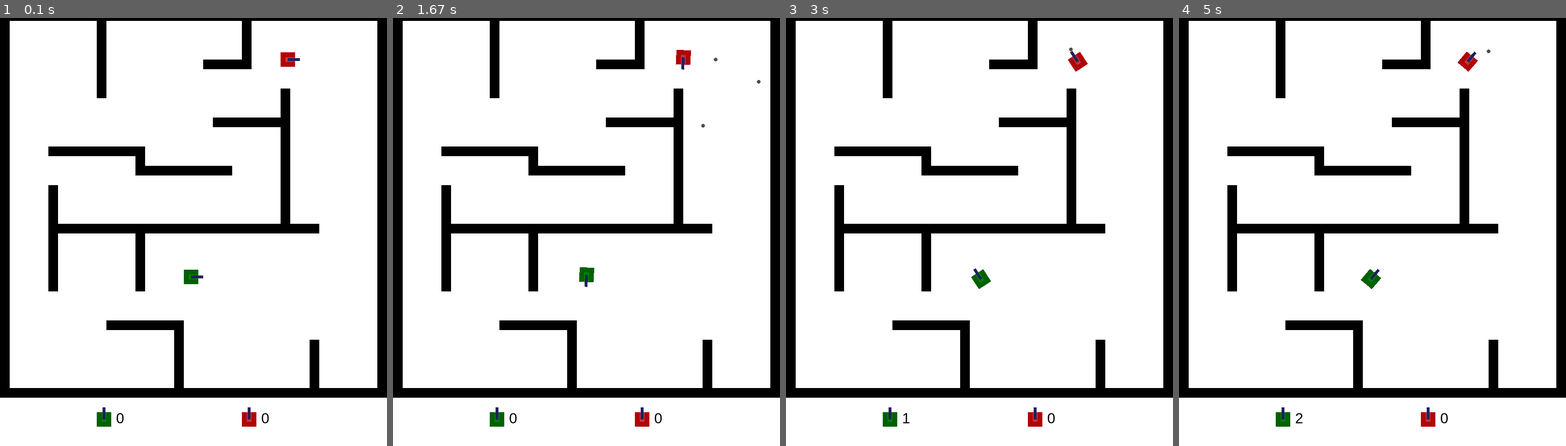
Above: before the commit, frames 1-4 (left to right).
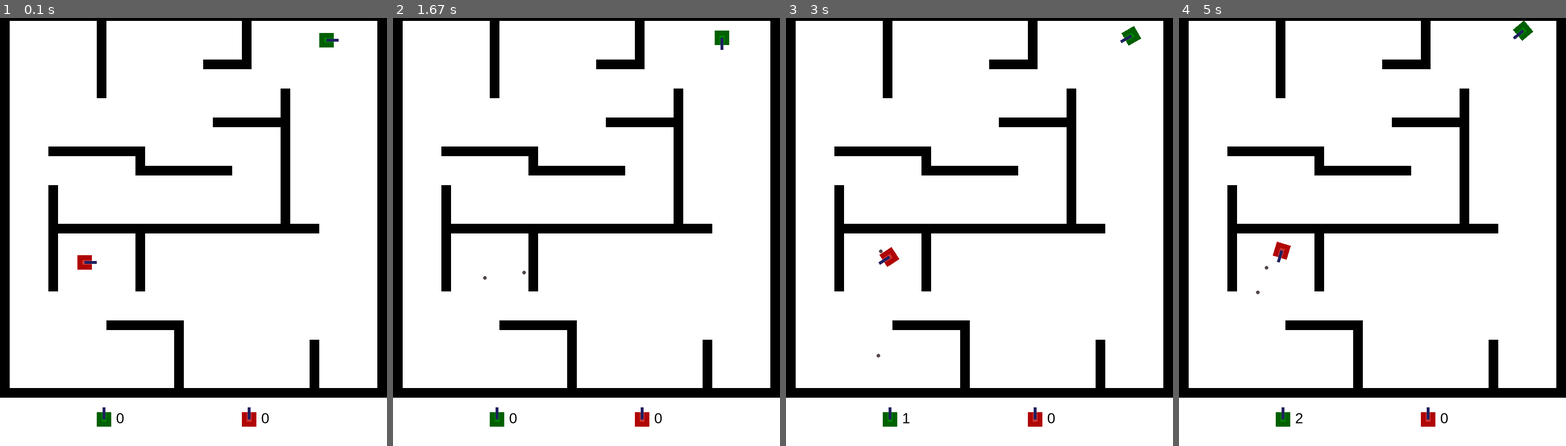
Above: after the commit, the same moments.

Repository: will-hd/Tank-Trouble
Game: pygame game, started from run.py
The game is run twice, just before and just after one commit, with the same random seed, the same clock (stepped at 60 frames per second) and the same inputs.
Inputs:
- Up to frame 1 (0.1 s): no input
- Up to frame 2 (1.67 s): tap F at 0.33, 0.73, 1.03 s; hold Right 0.67-1.13 s; hold D 0.67-1.13 s
- Up to frame 3 (3 s): hold Left 2-2.53 s; hold A 2-2.53 s; tap F at 2.07, 2.37, 2.63, 2.97 s; hold Down 2.57-2.87 s; hold S 2.57-2.87 s; hold Left from 2.9 s (still down); hold A from 2.9 s (still down)
- Up to frame 4 (5 s): tap F at 3.27, 4.47, 4.87 s; release Left at 3.3 s; release A at 3.3 s; hold Down 4.4-4.77 s; hold S 4.4-4.77 s; hold Left from 4.8 s (still down); hold A from 4.8 s (still down)

The runs differ from the first frame. In frame 1, 0.5% of the frame differs, in the area x 20-88%, y 3-63%; in frame 2, 0.4%; in frame 3, 0.6%, in the area x 23-92%, y 1-80%; in frame 4, 0.6%.

Commit message:
init position in map is used as starting position for tanks

Diff:
--- a/bullets.py
+++ b/bullets.py
@@ -56,7 +56,6 @@
         self.rect.centery = self.position.y
         if pygame.sprite.spritecollide(self, self.game.wall_group, False):
             self.direction.y *= -1
-            print(self.direction)
             self.position = self.position_before_collision
             self.rect.center = self.position
 
--- a/maps/map1.txt
+++ b/maps/map1.txt
@@ -1,7 +1,7 @@
 1 1 1 1 1 1 1 1 1 1 1 1 1 1 1 1 1 1 1 1 1 1 1 1 1 1 1 1 1 1 1 1 1 1 1 1 1 1 1 1
 1 0 0 0 0 0 0 0 0 0 1 0 0 0 0 0 0 0 0 0 0 0 0 0 0 1 0 0 0 0 0 0 0 0 0 0 0 0 0 1
 1 0 0 0 0 0 0 0 0 0 1 0 0 0 0 0 0 0 0 0 0 0 0 0 0 1 0 0 0 0 0 0 0 0 0 0 0 0 0 1
-1 0 0 0 0 0 0 0 0 0 1 0 0 0 0 0 0 0 0 0 0 0 0 0 0 1 0 0 0 0 0 0 0 0 0 0 0 0 0 1
+1 0 0 0 0 0 0 0 0 0 1 0 0 0 0 0 0 0 0 0 0 0 0 0 0 1 0 0 0 0 0 0 0 0 2 0 0 0 0 1
 1 0 0 0 0 0 0 0 0 0 1 0 0 0 0 0 0 0 0 0 0 0 0 0 0 1 0 0 0 0 0 0 0 0 0 0 0 0 0 1
 1 0 0 0 0 0 0 0 0 0 1 0 0 0 0 0 0 0 0 0 0 1 1 1 1 1 0 0 0 0 0 0 0 0 0 0 0 0 0 1
 1 0 0 0 0 0 0 0 0 0 1 0 0 0 0 0 0 0 0 0 0 0 0 0 0 0 0 0 0 0 0 0 0 0 0 0 0 0 0 1
@@ -24,7 +24,7 @@
 1 0 0 0 0 1 0 0 0 0 0 0 0 0 1 0 0 0 0 0 0 0 0 0 0 0 0 0 0 0 0 0 0 0 0 0 0 0 0 1
 1 0 0 0 0 1 0 0 0 0 0 0 0 0 1 0 0 0 0 0 0 0 0 0 0 0 0 0 0 0 0 0 0 0 0 0 0 0 0 1
 1 0 0 0 0 1 0 0 0 0 0 0 0 0 1 0 0 0 0 0 0 0 0 0 0 0 0 0 0 0 0 0 0 0 0 0 0 0 0 1
-1 0 0 0 0 1 0 0 0 0 0 0 0 0 1 0 0 0 0 0 0 0 0 0 0 0 0 0 0 0 0 0 0 0 0 0 0 0 0 1
+1 0 0 0 0 1 0 0 0 2 0 0 0 0 1 0 0 0 0 0 0 0 0 0 0 0 0 0 0 0 0 0 0 0 0 0 0 0 0 1
 1 0 0 0 0 1 0 0 0 0 0 0 0 0 1 0 0 0 0 0 0 0 0 0 0 0 0 0 0 0 0 0 0 0 0 0 0 0 0 1
 1 0 0 0 0 1 0 0 0 0 0 0 0 0 1 0 0 0 0 0 0 0 0 0 0 0 0 0 0 0 0 0 0 0 0 0 0 0 0 1
 1 0 0 0 0 0 0 0 0 0 0 0 0 0 0 0 0 0 0 0 0 0 0 0 0 0 0 0 0 0 0 0 0 0 0 0 0 0 0 1
--- a/run.py
+++ b/run.py
@@ -28,13 +28,15 @@
 
         self.create_map()
 
-        self.tanks = [Tank(game=self, PLAYER_ID=0), Tank(game=self, PLAYER_ID=1)]
+        self.tanks = [Tank(game=self, PLAYER_ID=0, INIT_POSITION=self.TANK_INIT_POSITIONS[0]),
+                        Tank(game=self, PLAYER_ID=1, INIT_POSITION=self.TANK_INIT_POSITIONS[1])]
         # self.tank1 = Tank(game=self, PLAYER_ID=0)
         # self.tank2 = Tank(game=self, PLAYER_ID=1)
         self.tanks_score = [0, 0]
         self.tanks_alive = [True, True]
 
         self.setup_score_display()
+
 
     def reset(self):
         pygame.time.delay(1000)
@@ -44,7 +46,7 @@
             if not tank.IS_ALIVE:
                 self.tank_group.add(tank)
                 tank.IS_ALIVE = True
-            tank.position = pygame.math.Vector2(constants.TANK_INIT_POSITIONS[tank.PLAYER_ID])
+            tank.position = pygame.math.Vector2(self.TANK_INIT_POSITIONS[tank.PLAYER_ID])
 
     def run(self):
         # Game loop
@@ -78,10 +80,8 @@
             self.tanks_alive = [tank.IS_ALIVE for tank in self.tanks]
 
             if False in self.tanks_alive:
-                print("someone died!!")
                 dscore = [int(x == True) for x in self.tanks_alive]
                 self.tanks_score = [sum(pair) for pair in zip(self.tanks_score, dscore)]
-                print(self.tanks_score)
                 self.reset()
 
             # for tank in self.tank_group:
@@ -117,10 +117,14 @@
 
 
     def create_map(self):
+        self.TANK_INIT_POSITIONS = []
         for row, tiles in enumerate(wall.wall_map):
             for col, tile in enumerate(tiles):
                 if tile == 1:
                     wall.Wall(self.wall_group, col, row)
+                if tile == 2:
+                    self.TANK_INIT_POSITIONS.append((col*constants.BLOCKSIZE, row*constants.BLOCKSIZE))
+
 
     def end_screen(self):
         END_RUNNING = True
--- a/tank.py
+++ b/tank.py
@@ -6,13 +6,13 @@
 vector = pygame.math.Vector2
 
 class Tank(pygame.sprite.Sprite):
-    def __init__(self, game, PLAYER_ID) -> None:
+    def __init__(self, game, PLAYER_ID, INIT_POSITION) -> None:
         self.game = game
         self.PLAYER_ID = PLAYER_ID
         super().__init__(self.game.tank_group)
         self.tanks_bullet_group = pygame.sprite.Group()
 
-        self.position = vector(constants.TANK_INIT_POSITIONS[self.PLAYER_ID])
+        self.position = vector(INIT_POSITION)
 
         self.init_image()
 
